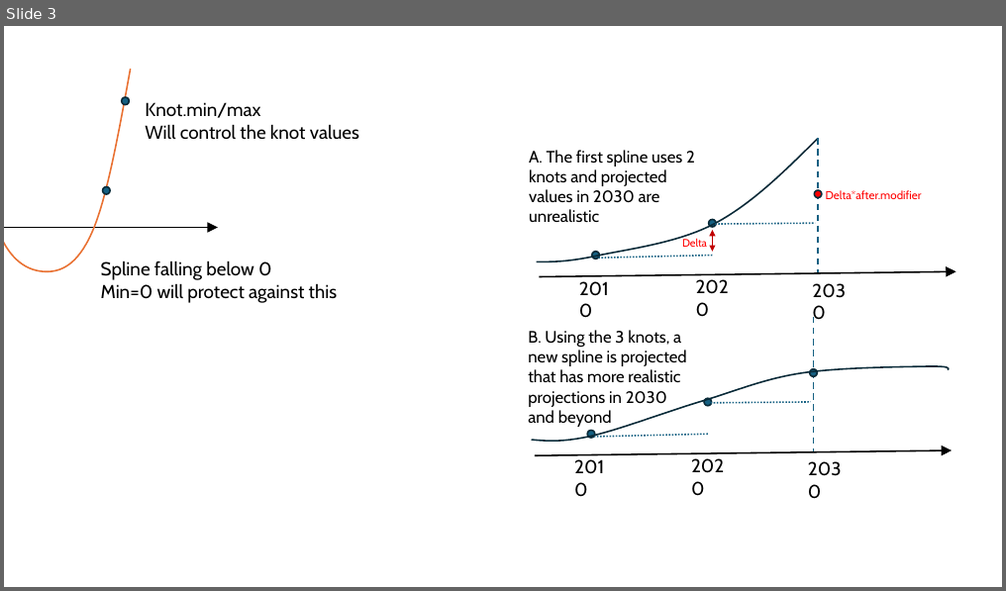
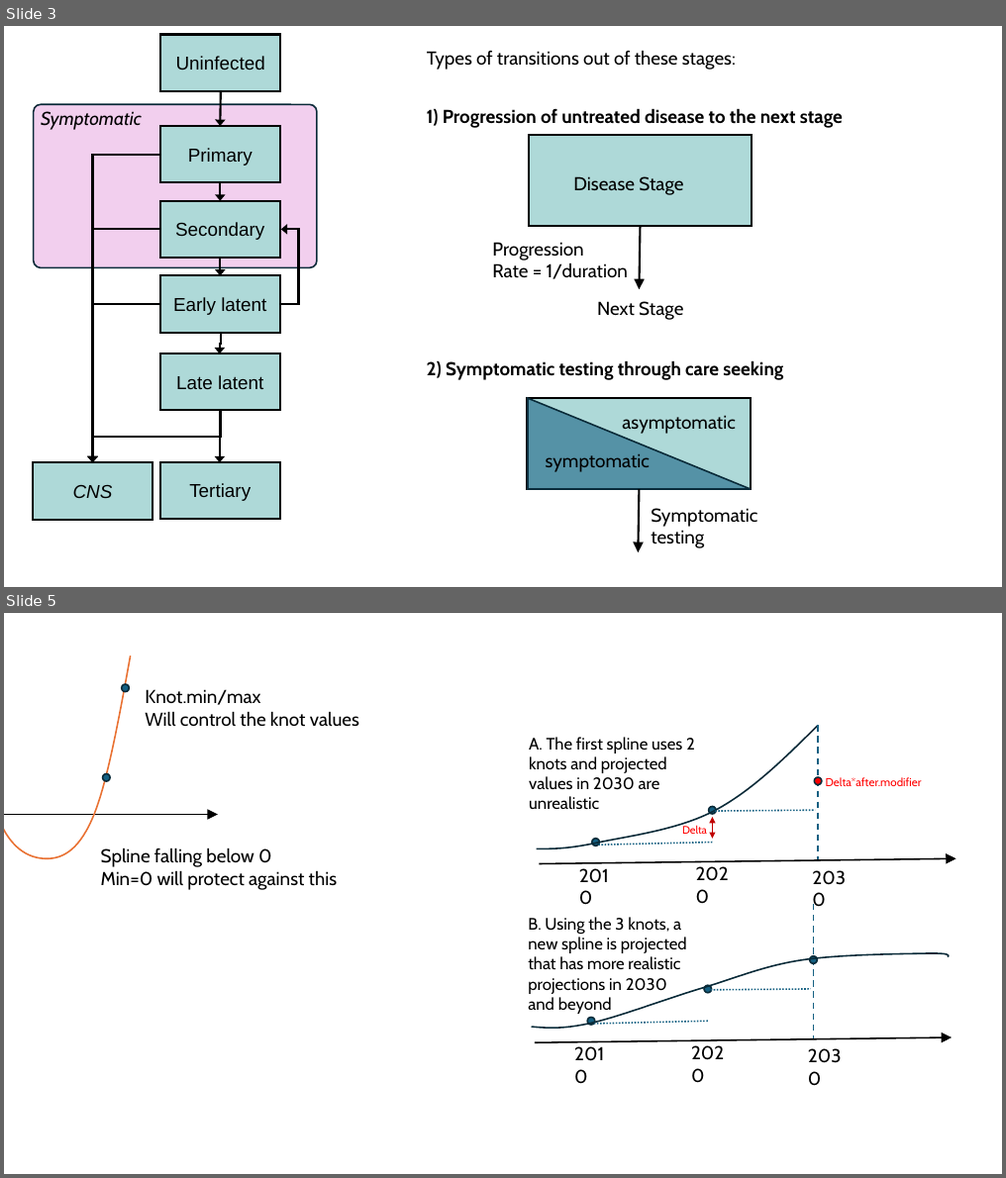
Before and after one commit to tfojo1/jheem_analyses, a slide deck: applications/SHIELD/support/docs/syphilis_natural_history.pptx. Shown one above the other, each under a label of ours: slide 3 before the commit, slides 3 and 5 after it; the slides between them are not shown. The pictures are 1006x591 and 1006x1178 pixels, drawn with LibreOffice and Linux fonts; fonts in the diff are those of the drawing. Boxes give left, top, right and bottom in pixels: in the first picture for what was removed or moved away, otherwise in the second. Text is boxed around its words. In the diff, an @@ line names an element or a change of style, - is before the commit and + after.

```diff
--- a/applications/SHIELD/support/docs/syphilis_natural_history.pptx
+++ b/applications/SHIELD/support/docs/syphilis_natural_history.pptx
@@ slide 3 added at (4,26,1002,587), background #FFFFFF @@
@@ rectangle added at (160,34,280,91), fill #AED9D8, outline #000000 2 pt, 18 pt, text #000000 @@
+Uninfected
@@ text added at (427,51,736,70), 18 pt, text #000000 @@
+Types of transitions out of these stages:
@@ rounded rectangle added at (33,104,317,268), fill #F2CFEE, outline #092A39 1.5 pt @@
@@ text added at (41,111,142,130), 18 pt, text #000000, italic @@
+Symptomatic
@@ arrow added from (221, 91) to (221, 126), #000000 2 pt @@
@@ text added at (427,108,843,128), 18 pt, text #000000, bold @@
+1) Progression of untreated disease to the next stage
@@ rectangle added at (160,126,280,183), fill #AED9D8, outline #000000 2 pt, 18 pt, text #000000 @@
+Primary
@@ rectangle added at (528,135,751,227), fill #AED9D8, outline #000000 2 pt @@
@@ elbow arrow added from (160, 154) to (92, 464), #000000 2 pt @@
@@ rectangle added at (160,201,280,258), fill #AED9D8, outline #000000 2 pt, 18 pt, text #000000 @@
+Secondary
@@ arrow added from (221, 182) to (221, 201), #000000 2 pt @@
@@ text added at (573,176,683,195), 18 pt, text #000000 @@
+Disease Stage
@@ elbow arrow added from (160, 230) to (92, 464), #000000 2 pt @@
@@ elbow arrow added from (280, 304) to (281, 230), #000000 2 pt @@
@@ arrow added from (641, 227) to (639, 289), #000000 2 pt @@
@@ arrow added from (221, 258) to (221, 276), #000000 2 pt @@
@@ text added at (492,242,628,279), 18 pt, text #000000 @@
+Progression
+Rate = 1/duration
@@ rectangle added at (160,276,280,333), fill #AED9D8, outline #000000 2 pt, 18 pt, text #000000 @@
+Early latent
@@ elbow arrow added from (160, 304) to (92, 464), #000000 2 pt @@
@@ text added at (597,301,683,320), 18 pt, text #000000 @@
+Next Stage
@@ elbow arrow added from (221, 334) to (220, 354), #000000 2 pt @@
@@ rectangle added at (160,354,280,411), fill #AED9D8, outline #000000 2 pt, 18 pt, text #000000 @@
+Late latent
@@ text added at (427,361,783,380), 18 pt, text #000000, bold @@
+2) Symptomatic testing through care seeking
@@ elbow arrow added from (221, 411) to (92, 464), #000000 2 pt @@
@@ elbow arrow added from (221, 411) to (220, 464), #000000 2 pt @@
@@ rectangle added at (528,398,751,489), fill #AED9D8, outline #000000 2 pt @@
@@ right triangle added at (528,398,751,489), fill #156082 at 58% opacity, outline #092A39 1.5 pt @@
@@ text added at (622,415,735,434), 18 pt, text #000000 @@
+asymptomatic
@@ rectangle added at (33,464,152,520), fill #AED9D8, outline #000000 2 pt, 18 pt, text #000000, italic @@
+CNS
@@ rectangle added at (160,463,280,519), fill #AED9D8, outline #000000 2 pt, 18 pt, text #000000 @@
+Tertiary
@@ text added at (546,455,649,472), 18 pt, text #000000 @@
+symptomatic
@@ arrow added from (639, 489) to (638, 553), #000000 2 pt @@
@@ text added at (650,508,757,549), 18 pt, text #000000 @@
+Symptomatic
+testing
@@ what was slide 3 is now slide 5 @@
```
Also in this commit, not shown: 1 other slide added, 6 other files.
